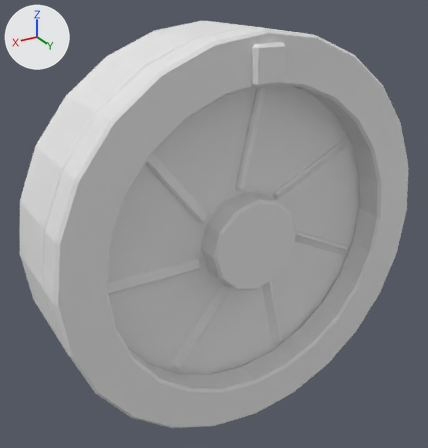
A saved change to the OBJ model Assets/Resources/Models/Ricochet_M2/eject_drum_l.obj.
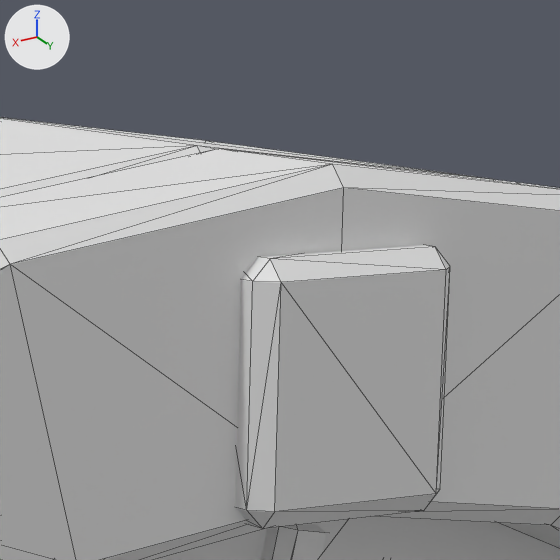
Old and new are each drawn whole from a 50 mm camera at (0.0132, 0.7478, 0.5121) aimed at (-0.0948, 0.5678, 0.4221) and again close up on the part from 50% to 71% of the width and 1% to 21% of the height. Every picture has the same lights, and +X, +Y and +Z are marked at upper left. The last two pictures show the newer version. The close-ups show mesh edges as thin lines. Where no turn or scale is listed for an object, it has been applied to the vertices.

The scene before the commit, as lines of its bpy script (objects in view):
```python
me_eject_drum_l = bpy.data.meshes.new('eject_drum_l')
me_eject_drum_l.from_pydata(...)  # 512 vertices, 1032 faces; spans x -0.175..-0.025, y 0.55..0.594, z 0.345..0.495
ob_eject_drum_l = bpy.data.objects.new('eject_drum_l', me_eject_drum_l)
ob_eject_drum_l.location = (0.0, 0.0, 0.0)
```
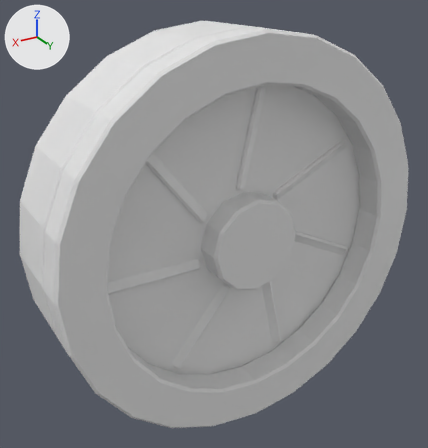
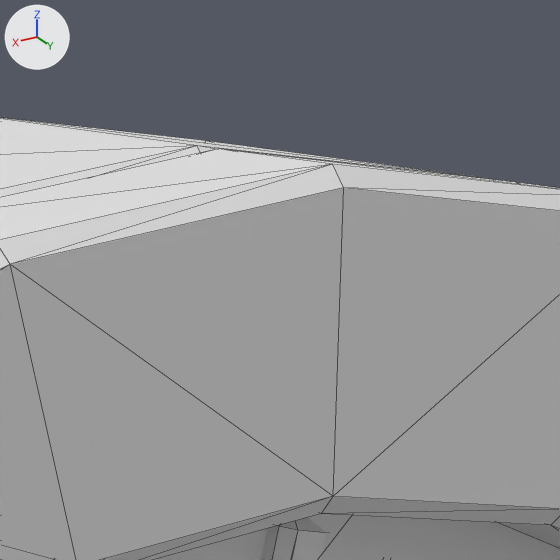
The change, as a list of edits to the scene's bpy script:
```text
Change me_eject_drum_l:
    used by ob_eject_drum_l; location = (0.0, 0.0, 0.0)
    remove me_eject_drum_l.from_pydata(...)  # 512 vertices, 1032 faces; spans x -0.175..-0.025, y 0.55..0.594, z 0.345..0.495
    add me_eject_drum_l.from_pydata(...)  # 488 vertices, 988 faces; spans x -0.175..-0.025, y 0.55..0.592, z 0.345..0.495
    me_eject_drum_l part 1: the loose piece of 24 vertices spanning x -0.106..-0.094, y 0.588..0.594, z 0.478..0.491 is deleted
```

Location of each change, (x1, y1, x2, y2) in pixels of the close-ups (560 x 560 px):
part 1 of me_eject_drum_l, deleted: before (235, 245, 450, 529)
